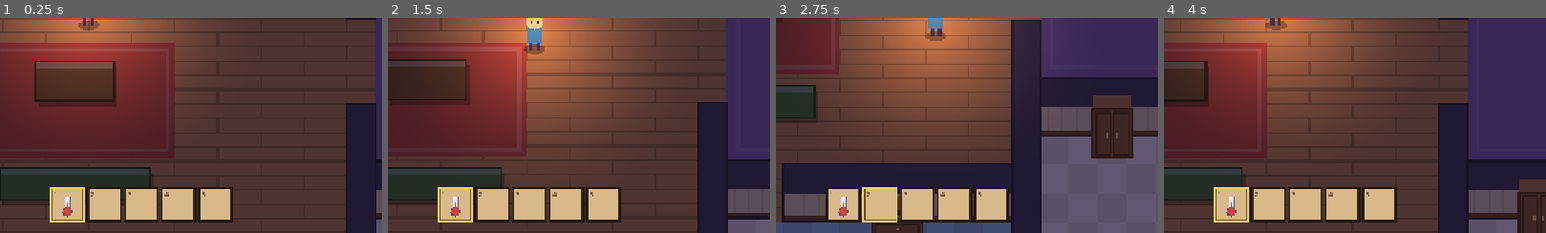
Above: before the commit, frames 1-4 (left to right).
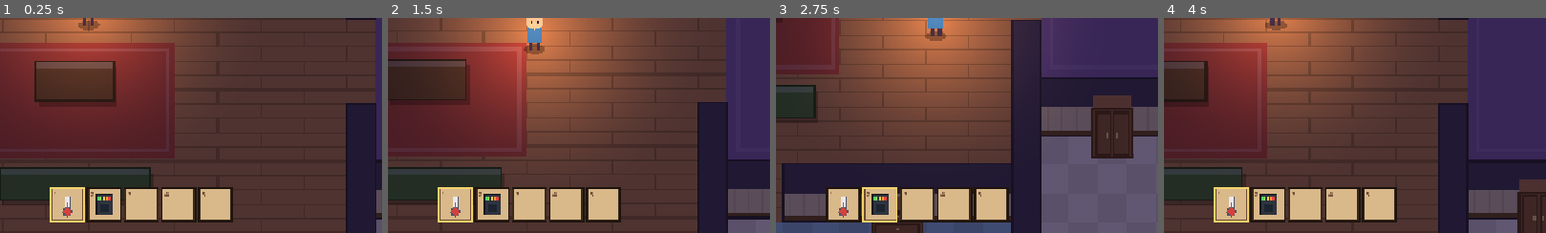
Above: after the commit, the same moments.

Repository: CaraHamilton/ghosthunt
Game: Godot game, scene res://scenes/main.tscn
The game is run twice, just before and just after one commit, with the same random seed, the same clock (stepped at 60 frames per second) and the same inputs.
Inputs (mouse positions are % of the whole screen's width and height, from its top left):
- Up to frame 1 (0.25 s): no input
- Up to frame 2 (1.5 s): move the mouse to (72, 45) at 0.52 s; hold D (move_right) 0.53-1.28 s; hold E (interact) 0.53-1.28 s; move the mouse to (30, 55) at 1.27 s; hold S (move_down) from 1.28 s (still down); tap E (interact) at 1.35 s
- Up to frame 3 (2.75 s): move the mouse to (60, 28) at 2.02 s; release S (move_down) at 2.03 s; hold D (move_right) from 2.03 s (still down); hold Mouse wheel down (next_tool) from 2.03 s (still down); tap E (interact) at 2.3 s
- Up to frame 4 (4 s): move the mouse to (45, 70) at 2.77 s; release D (move_right) at 2.78 s; release Mouse wheel down (next_tool) at 2.78 s; hold W (move_up) 2.78-3.53 s; tap Mouse wheel up (prev_tool) at 2.85 s; tap E (interact) at 3.05, 3.8 s; move the mouse to (80, 65) at 3.52 s; hold A (move_left) from 3.53 s (still down); hold Shift (run) from 3.53 s (still down)
The pictures show only the part of the screen within x 32-82%, y 50-100%; the shares and areas given below are measured in that part.

The runs differ from the first frame. In frame 1, 0.4% of the frame differs, in the area x 25-30%, y 81-92%; in frame 2, 0.4%; in frame 3, 0.4%; in frame 4, 0.4%.

Commit message:
adds emf reader tool

Diff:
--- a/scripts/game.gd
+++ b/scripts/game.gd
@@ -47,6 +47,7 @@
 	_spawn_ghost()
 	temperatures.setup(house, ghost)
 	player.give_tool(Thermometer.new(house, temperatures))
+	player.give_tool(EMFReader.new(house, ghost))
 	toolbar.player = player
 	_show_message("Something feels wrong in this house...", 3.0)
 
--- a/scripts/ghost_types/demon.gd
+++ b/scripts/ghost_types/demon.gd
@@ -1,3 +1,9 @@
 class_name DemonBehavior
 extends GhostBehavior
 ## Demon. Override GhostBehavior hooks here to give it its own behaviour.
+
+
+## Demons are the only ghost that pushes the EMF reader to 5: whenever any
+## other ghost would read 4 (player close by, or during a hunt), a demon reads 5.
+func get_emf_level(base_level: int) -> int:
+	return 5 if base_level >= 4 else base_level
--- a/scripts/ghost_types/ghost_behavior.gd
+++ b/scripts/ghost_types/ghost_behavior.gd
@@ -101,6 +101,12 @@
 	pass
 
 
+## Final say on what the EMF reader shows (0-5). `base_level` is worked out
+## from distance, rooms and hunts, and never exceeds 4.
+func get_emf_level(base_level: int) -> int:
+	return base_level
+
+
 ## Speed used while chasing. `base_speed` already includes wave difficulty.
 func get_chase_speed(base_speed: float) -> float:
 	return base_speed
--- a/scripts/interactables/ghost_interactable.gd
+++ b/scripts/interactables/ghost_interactable.gd
@@ -67,6 +67,12 @@
 func ghost_interact(ghost: Ghost) -> void:
 	_last_interaction_time = _game_time()
 	_on_ghost_interact(ghost)
+
+
+## Seconds since the ghost last touched this (INF if never). Used by the EMF
+## reader to pick up the ghost's traces.
+func seconds_since_ghost_interaction() -> float:
+	return _game_time() - _last_interaction_time
 
 
 ## A spot on the floor in front of this object where the ghost can stand
--- /dev/null
+++ b/scripts/tools/emf_reader.gd
@@ -0,0 +1,101 @@
+class_name EMFReader
+extends Tool
+## Electromagnetic field reader, 0-5. Usually reads 0.
+##   1-3  the ghost is in the same room (stronger the closer it is), or the
+##        player is next to something the ghost touched recently
+##   4    the ghost is within a few tiles, or a hunt is happening anywhere
+##   5    only ever a Demon: whenever another ghost would read 4
+## The Demon rule lives in DemonBehavior.get_emf_level(), so ghost types
+## decide their own EMF quirks.
+
+## Within this distance (px) of the ghost the reader shows 4 (~3.5 tiles).
+var close_range := 56.0
+## Distance bands (px) for 3 and 2 while the ghost is in the same room;
+## anywhere else in the room reads 1.
+var room_level_3_range := 100.0
+var room_level_2_range := 160.0
+## How close (px) to a touched object the player must be to pick it up.
+var trace_range := 32.0
+## How long (s) a ghost's touch keeps showing on the reader. It fades:
+## 3 at first, then 2, then 1.
+var trace_duration := 20.0
+## Chance per update that a 1-3 reading wobbles by one (never into 4/5).
+var flicker_chance := 0.2
+## Seconds between reading updates.
+var sample_interval := 0.2
+
+var level := 0
+
+var _house: House
+var _ghost: Ghost
+var _sample_timer := 0.0
+
+
+func _init(house: House, ghost: Ghost) -> void:
+	display_name = "EMF Reader"
+	_house = house
+	_ghost = ghost
+
+
+## Keeps sampling while put away, so pulling it out shows a live reading.
+func process_always(delta: float) -> void:
+	_sample_timer -= delta
+	if _sample_timer > 0.0:
+		return
+	_sample_timer = sample_interval
+	level = clampi(_ghost.behavior.get_emf_level(_base_level()), 0, 5)
+
+
+func _base_level() -> int:
+	if _ghost.is_hunting:
+		return 4
+	var pos := player.global_position
+	var dist := pos.distance_to(_ghost.global_position)
+	if dist <= close_range:
+		return 4
+
+	var result := 0
+	var player_room := _house.room_at(pos)
+	if player_room != "" and player_room == _house.room_at(_ghost.global_position):
+		if dist <= room_level_3_range:
+			result = 3
+		elif dist <= room_level_2_range:
+			result = 2
+		else:
+			result = 1
+	result = maxi(result, _trace_level(pos))
+
+	if result > 0 and randf() < flicker_chance:
+		result = clampi(result + (1 if randf() < 0.5 else -1), 1, 3)
+	return result
+
+
+## 1-3 if the player is next to something the ghost touched recently.
+func _trace_level(pos: Vector2) -> int:
+	var best := 0
+	for item: GhostInteractable in player.get_tree().get_nodes_in_group("ghost_interactables"):
+		if not item.get_footprint().grow(trace_range).has_point(pos):
+			continue
+		var age := item.seconds_since_ghost_interaction()
+		if age >= trace_duration:
+			continue
+		best = maxi(best, 3 - int(age / (trace_duration / 3.0)))
+	return best
+
+
+func get_readout() -> String:
+	return "EMF  %s%s  %d" % ["●".repeat(level), "·".repeat(5 - level), level]
+
+
+func draw_icon(canvas: CanvasItem, rect: Rect2) -> void:
+	var body := Rect2(rect.position + rect.size * Vector2(0.2, 0.1), rect.size * Vector2(0.6, 0.8))
+	canvas.draw_rect(body, Color("2e3440"))
+	canvas.draw_rect(body, Color("101418"), false, 2.0)
+	# Five LEDs, green to red
+	var colors := [Color("4cd964"), Color("a8e04c"), Color("f2d24c"), Color("f29a3c"), Color("e8443a")]
+	var led_w := body.size.x / 6.0
+	for i in 5:
+		var led := Rect2(body.position.x + led_w * (i + 0.5), body.position.y + 5, led_w * 0.7, 6)
+		canvas.draw_rect(led, colors[i])
+	# Antenna-ish screen
+	canvas.draw_rect(Rect2(body.position + Vector2(5, 16), Vector2(body.size.x - 10, body.size.y - 22)), Color("1c2430"))
Not shown, added: scripts/tools/emf_reader.gd.uid
